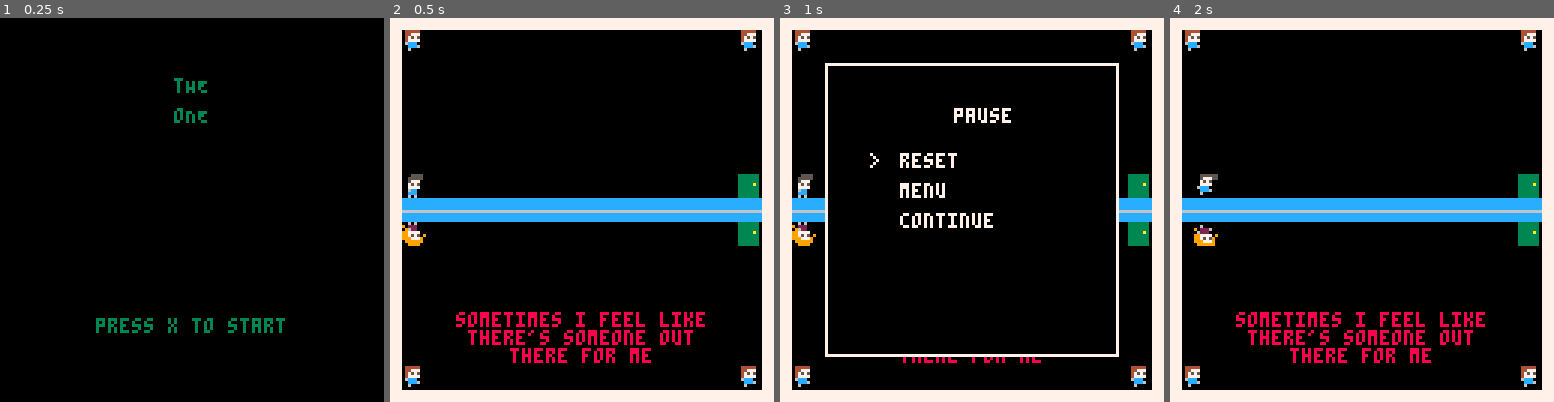
Above: before the commit, frames 1-4 (left to right).
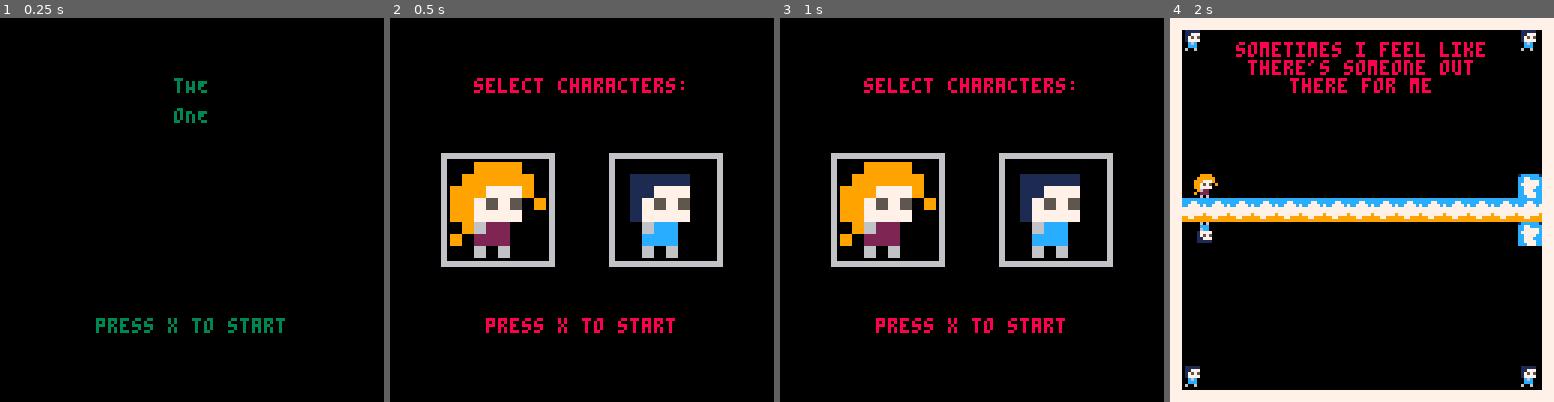
Above: after the commit, the same moments.

Repository: lpratico/a_curious_amalgam
Game: PICO-8 cartridge game.p8
Same seed, same stepped clock (60 frames per second), same inputs: the game is played once before the commit and once after it.
Inputs:
- Up to frame 1 (0.25 s): no input
- Up to frame 2 (0.5 s): tap X (X key) at 0.33 s
- Up to frame 3 (1 s): tap O (Z key) at 0.7 s
- Up to frame 4 (2 s): tap X (X key) at 1.07, 1.85 s; hold Right from 1.6 s (still down); tap O (Z key) at 1.7 s

Frame 1 is identical in both runs. In frame 2, 31% of the frame differs, in the area x 0-100%, y 0-100%; in frame 3, 30%; in frame 4, 11%.

Commit message:
more graphics changes and character selection

Diff:
--- a/game.p8
+++ b/game.p8
@@ -28,6 +28,16 @@
     {{},{}},
 }
 
+
+spritetop = 1
+spritebot = 1
+menuitem = 1
+
+spriteids = {
+    {25, 31, 37, 43}, --females
+    {1, 7, 13, 19} --males
+}
+
 topplayer={
     x=0,
     y=48,
@@ -67,6 +77,14 @@
     y = 45
 }
 
+function zspr(n,dx,dy,dz) --zoom sprite https://pico-8.fandom.com/wiki/Draw_zoomed_sprite_(zspr)
+    sx = 8 * (n % 16)
+    sy = 8 * flr(n / 16)
+    dw = 8 * dz
+    dh = 8 * dz
+    sspr(sx,sy,8,8, dx,dy,dw,dh)
+end
+
 function centertext(text, y, color)
     print(text, 64-#text*2, y, color)
 end
@@ -231,13 +249,13 @@
 
 function drawtext(text)
     y = 8
-    for i=1,#text[1] do
+    for i=1,#text[2] do
+        centertext(text[2][i], y, 8)
+        y+=6
+    end
+    y = 110
+    for i=#text[1],1,-1 do
         centertext(text[1][i], y, 8)
-        y+=6
-    end
-    y = 110
-    for i=#text[2],1,-1 do
-        centertext(text[2][i], y, 8)
         y-=6
     end
 
@@ -259,12 +277,72 @@
 
 function _update()
     if (level.state == "m") then
-        if(btn(5)) then
+        if (btnp(5)) then
+            level.state = "c"
+        end
+    elseif (level.state == "c") then
+        if(btnp(5)) then
             level.state = "g"
             level.x=0
             level.y=0
             level.levelnum=1
             level.linked=false
+            topplayer.spritestand = spriteids[1][spritetop]
+            topplayer.spritejump = topplayer.spritestand + 1
+            topplayer.spriterun = topplayer.spritestand + 2
+            topplayer.spritecurrent = topplayer.spritestand
+            botplayer.spritestand = spriteids[2][spritebot]
+            botplayer.spritejump = botplayer.spritestand + 1
+            botplayer.spriterun = botplayer.spritestand + 2
+            botplayer.spritecurrent = botplayer.spritestand
+
+        end
+        if (btnp(2)) then
+            if(menuitem == 1) then
+                spritetop +=1
+                spritetop %= #spriteids[1]
+                if (spritetop == 0) then
+                    spritetop = #spriteids[1]
+                end
+
+            elseif(menuitem == 2) then
+                spritebot +=1
+                spritebot %= #spriteids[2]
+                if (spritebot == 0) then
+                    spritebot = #spriteids[2]
+                end
+            end
+        end
+        if (btnp(3)) then
+            if(menuitem == 1) then
+                spritetop -=1
+                spritetop %= #spriteids[1]
+                if (spritetop == 0) then
+                    spritetop = #spriteids[1]
+                end
+            elseif(menuitem == 2) then
+                spritebot -=1
+                spritebot %= #spriteids[2]
+                if (spritebot == 0) then
+                    spritebot = #spriteids[2]
+                end
+            end
+        end
+
+        if (btnp(0)) then --left
+            if (menuitem == 1) then
+                menuitem = 2
+            else
+                menuitem -= 1
+            end
+        end
+
+        if (btnp(1)) then --right
+            if (menuitem == 2) then
+                menuitem = 1
+            else
+                menuitem += 1
+            end
         end
 
     elseif (level.state == "p") then
@@ -339,14 +417,14 @@
 end
 
 function _draw()
-    if (level.state == "m") then
+    if (level.state == "m") then --main menu
         rectfill(0,0,127,127,0)
         print("tHE", 58, 20, 3)
         print("oNE", 58, 30, 3)
 
         print("press x to start", 32, 100, 3)
 
-    elseif (level.state == "p") then
+    elseif (level.state == "p") then --pause menu
         rectfill(15,15,112,112,0)
         rect(15,15,112,112,7)
 
@@ -360,8 +438,26 @@
 
 
 
-
-    elseif (level.state == "g") then
+    elseif (level.state == "c") then --character selection
+        rectfill(0,0,127,127,0)
+        centertext("select characters:", 20, 8)
+
+        rectfill(17,45,54,82,6)
+        rectfill(19,47,52,80,0)
+        zspr(spriteids[1][spritetop], 20, 48, 4)
+
+        rectfill(73,45,110,82,6)
+        rectfill(75,47,108,80,0)
+        zspr(spriteids[2][spritebot], 76, 48, 4)
+
+        if (menuitem == 1) then
+
+        else
+
+        end
+
+        centertext("press x to start", 100, 8)
+    elseif (level.state == "g") then --game loop
         --draw base color
         if (level.linked) then
             rectfill(0,0,127,127,11)
Not shown, changed: 64 lines of the sprite sheet (__gfx__) section of game.p8
